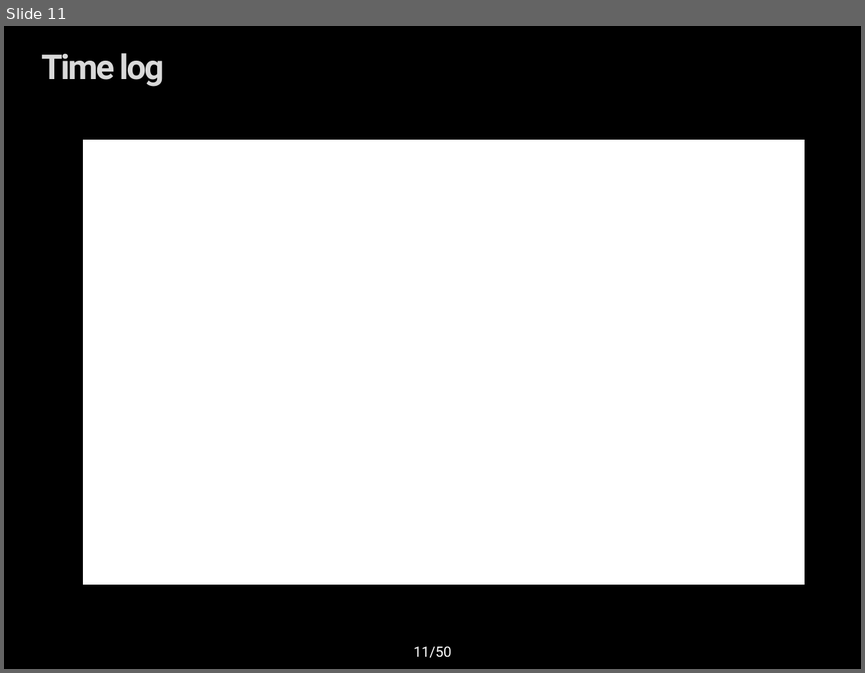
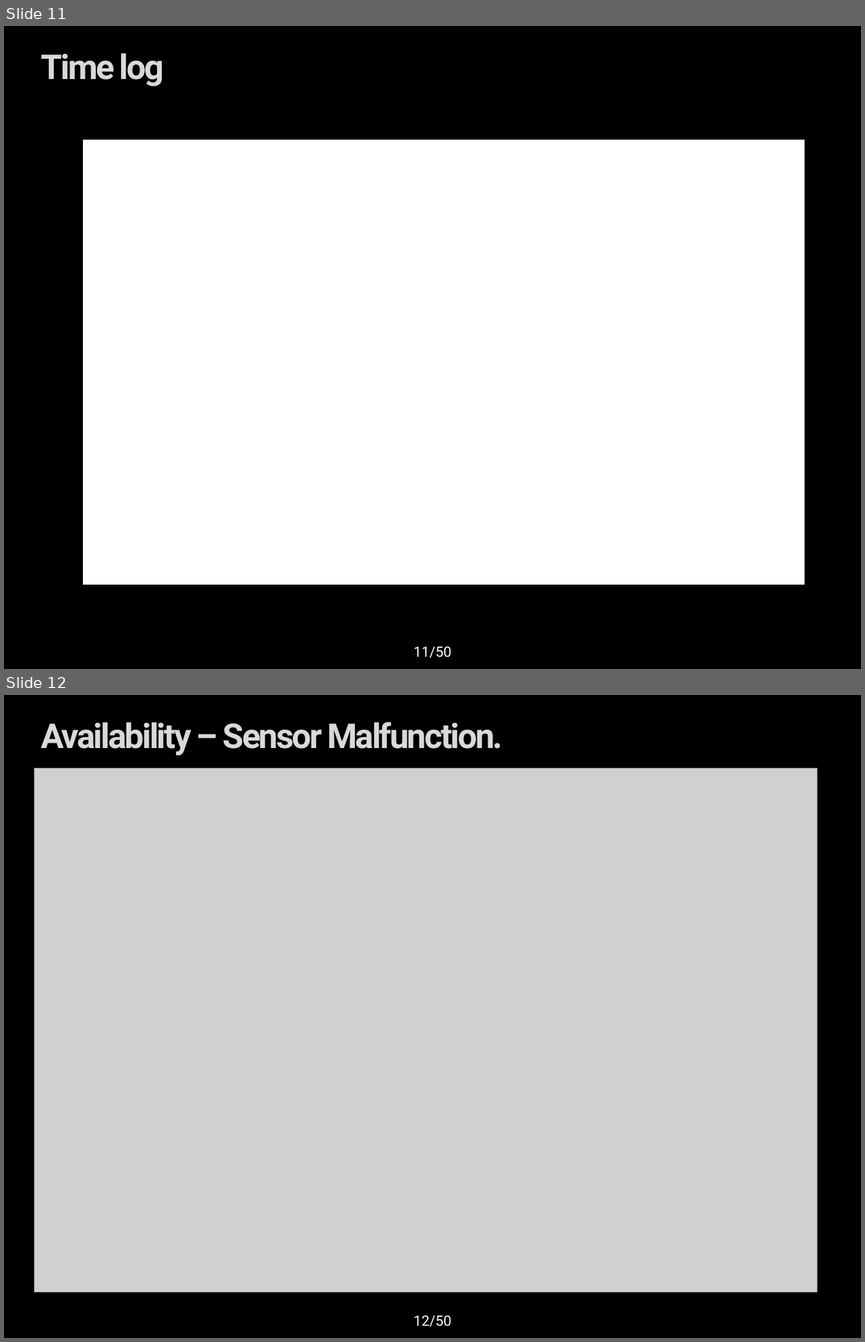
Before and after one commit to youkkwon/smarthome, a slide deck: doc/Docs/IoT System Final Presentation_0624.pptx. Shown one above the other, each under a label of ours: slide 11 before the commit, slides 11 and 12 after it. The pictures are 865x673 and 865x1342 pixels, drawn with LibreOffice and Linux fonts; fonts in the diff are those of the drawing; grey boxes stand for pictures; background and template pictures are left out. Boxes give left, top, right and bottom in pixels: in the first picture for what was removed or moved away, otherwise in the second. Text is boxed around its words. In the diff, an @@ line names an element or a change of style, - is before the commit and + after.

```diff
--- a/doc/Docs/IoT System Final Presentation_0624.pptx
+++ b/doc/Docs/IoT System Final Presentation_0624.pptx
@@ slide 12 added at [4, 695, 861, 1338], background picture (left out) @@
@@ title added at [41, 722, 502, 756], 28.8 pt, text gradient #F2F2F2 to #D9D9D9 to #595959, bold @@
+Availability – Sensor Malfunction.
@@ picture added at [34, 768, 816, 1292] @@
@@ page number added at [413, 1315, 451, 1327], 12 pt, text #FFFFFF @@
+12/50
```
Also in this commit, not shown: 2 other slides added, 1 other file.
